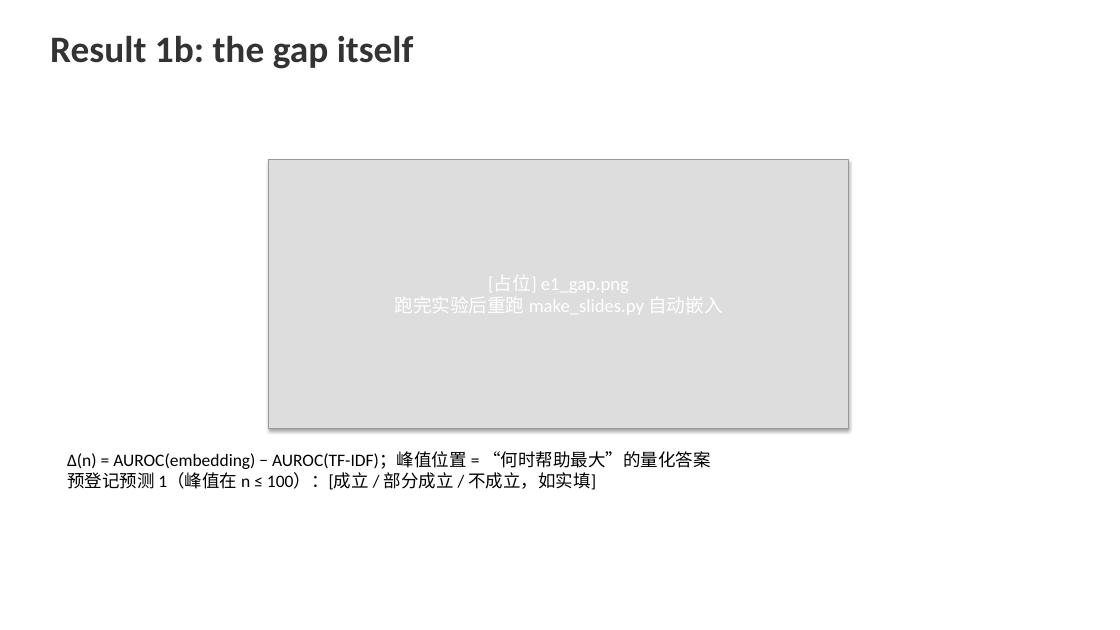
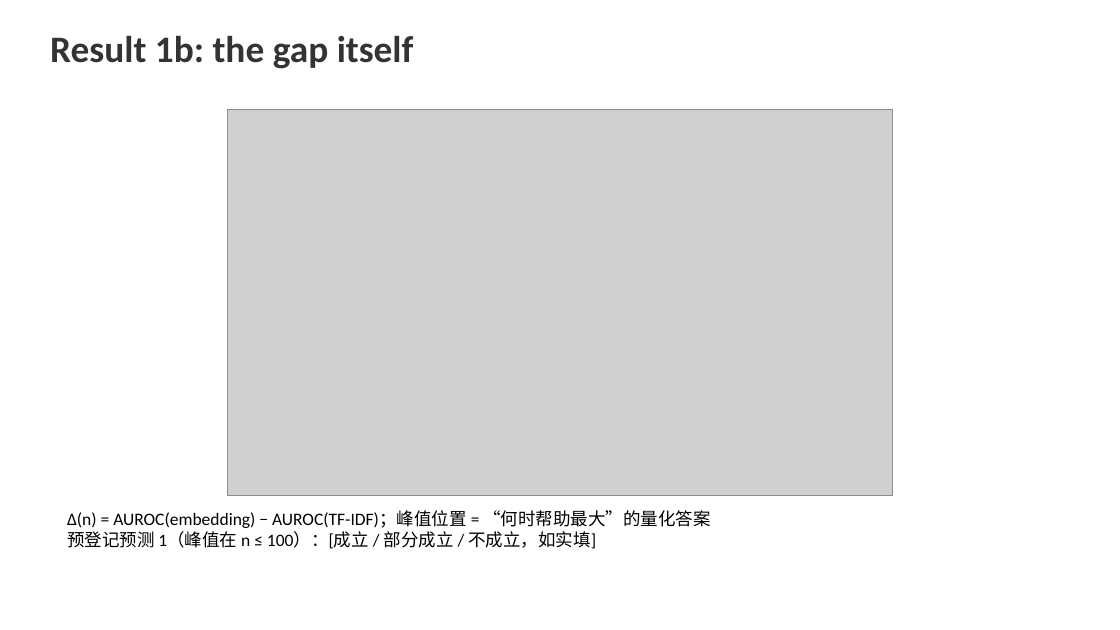
Before and after one commit to FauReam/text-monitor-436, a slide deck: slide 5 of slides/final.pptx. Drawn at 1120x630 pixels with LibreOffice and Linux fonts; fonts in the diff are those of the drawing; grey boxes stand for pictures. Boxes give left, top, right and bottom in pixels: in the first picture for what was removed or moved away, otherwise in the second. Text is boxed around its words. In the diff, an @@ line names an element or a change of style, - is before the commit and + after.

Commit message:
修复三处关键 bug：PRM800K 改用全部人工标注 completions（原 chosen-only 致正类 99.8%）；metrics 统一 decision_function（修 balanced_acc/risk 退化）；Challenges 页如实标注 preliminary

```diff
--- a/slides/final.pptx
+++ b/slides/final.pptx
@@ picture added at (227, 109, 893, 496) @@
@@ rectangle removed at (269, 160, 849, 429) @@
@@ text "Δ(n) = AUROC(embedding) − AUROC(TF-IDF)；峰值位置 ...": place and size @@
-text "Δ(n) = AUROC(embedding) − AUROC(TF-IDF)；峰值位置 ..." at (67, 451, 711, 490)
+text "Δ(n) = AUROC(embedding) − AUROC(TF-IDF)；峰值位置 ..." at (67, 510, 711, 549)
```
Also in this commit, not shown: 1 other slide changed, 4 other files.
